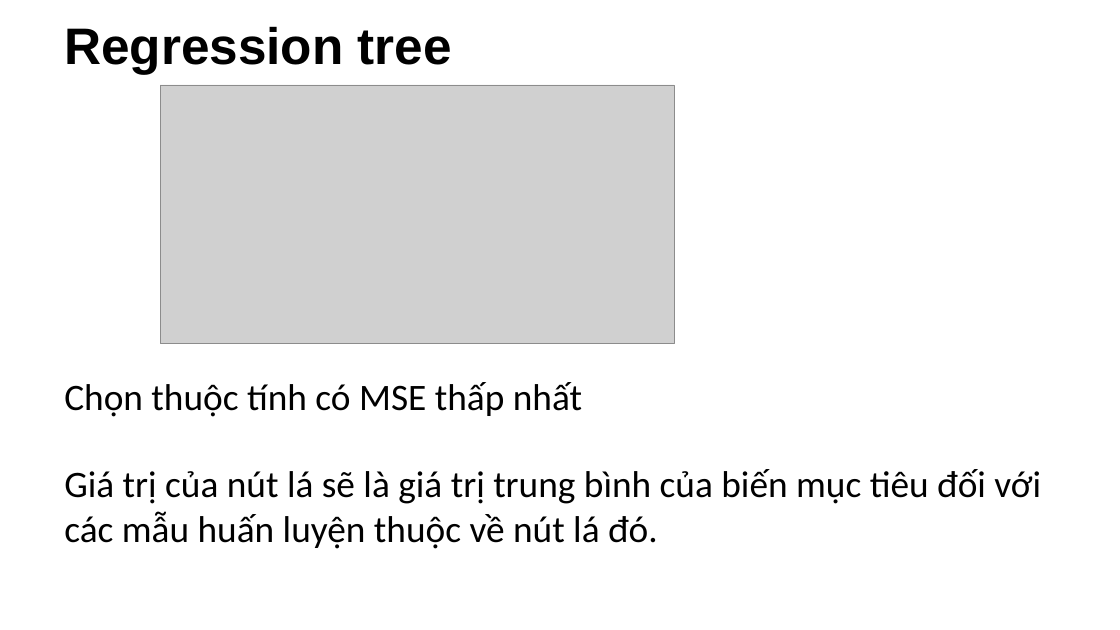
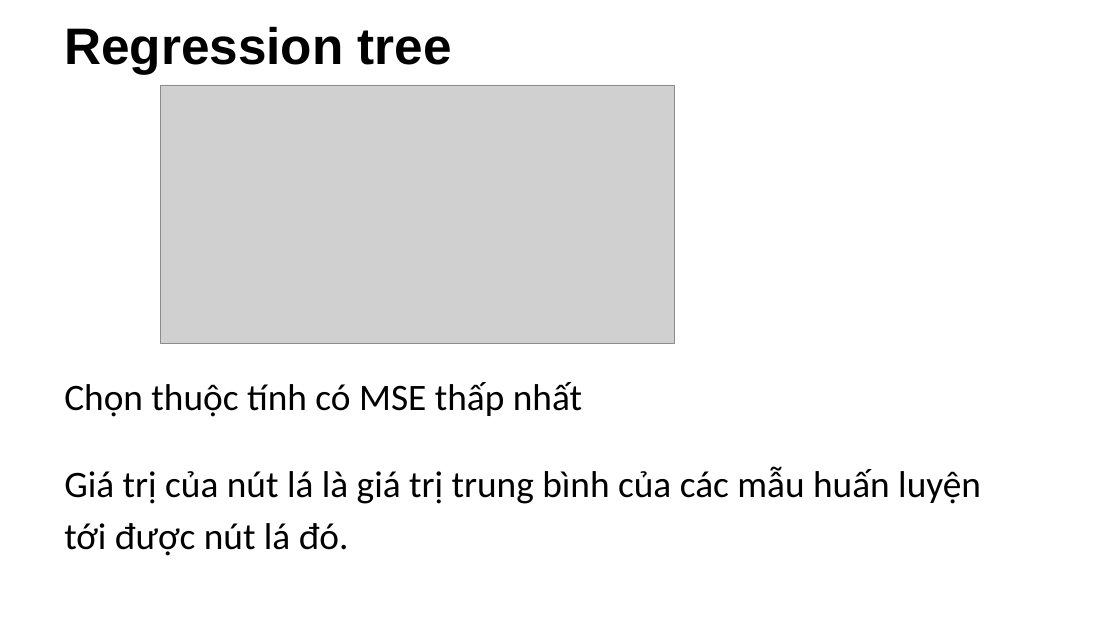
Before and after one commit to NCMyTu/CS523, a slide deck: slide 32 of slide/decision_tree.pptx (slide 30 before the commit). Drawn at 1120x630 pixels with LibreOffice and Linux fonts; fonts in the diff are those of the drawing; grey boxes stand for pictures; background and template pictures are left out. Boxes give left, top, right and bottom in pixels: in the first picture for what was removed or moved away, otherwise in the second. Text is boxed around its words. In the diff, an @@ line names an element or a change of style, - is before the commit and + after.

```diff
--- a/slide/decision_tree.pptx
+++ b/slide/decision_tree.pptx
@@ text at [64,466,981,556]: text changed @@
-Giá trị của nút lá sẽ là giá trị trung bình của biến mục tiêu đối với các mẫu huấn luyện thuộc về nút lá đó.
+Giá trị của nút lá là giá trị trung bình của các mẫu huấn luyện
+tới được nút lá đó.
```
Also in this commit, not shown: 8 other slides changed, 2 slides added.
